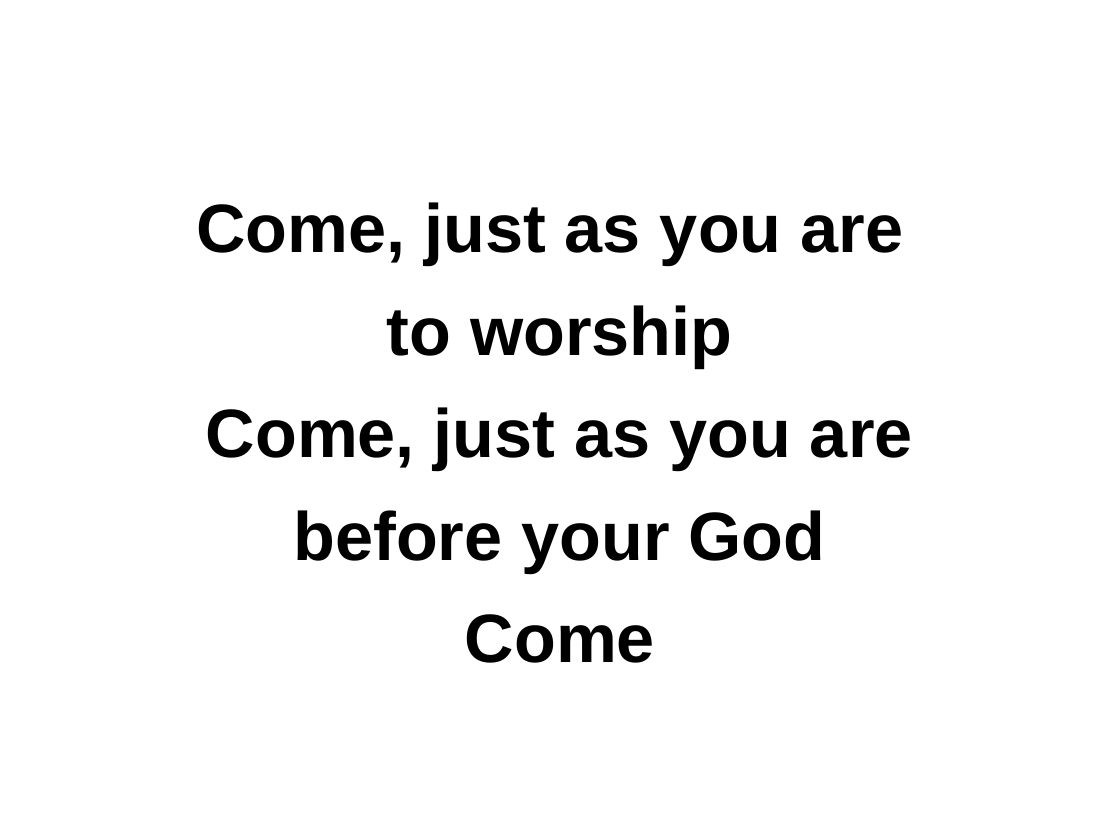
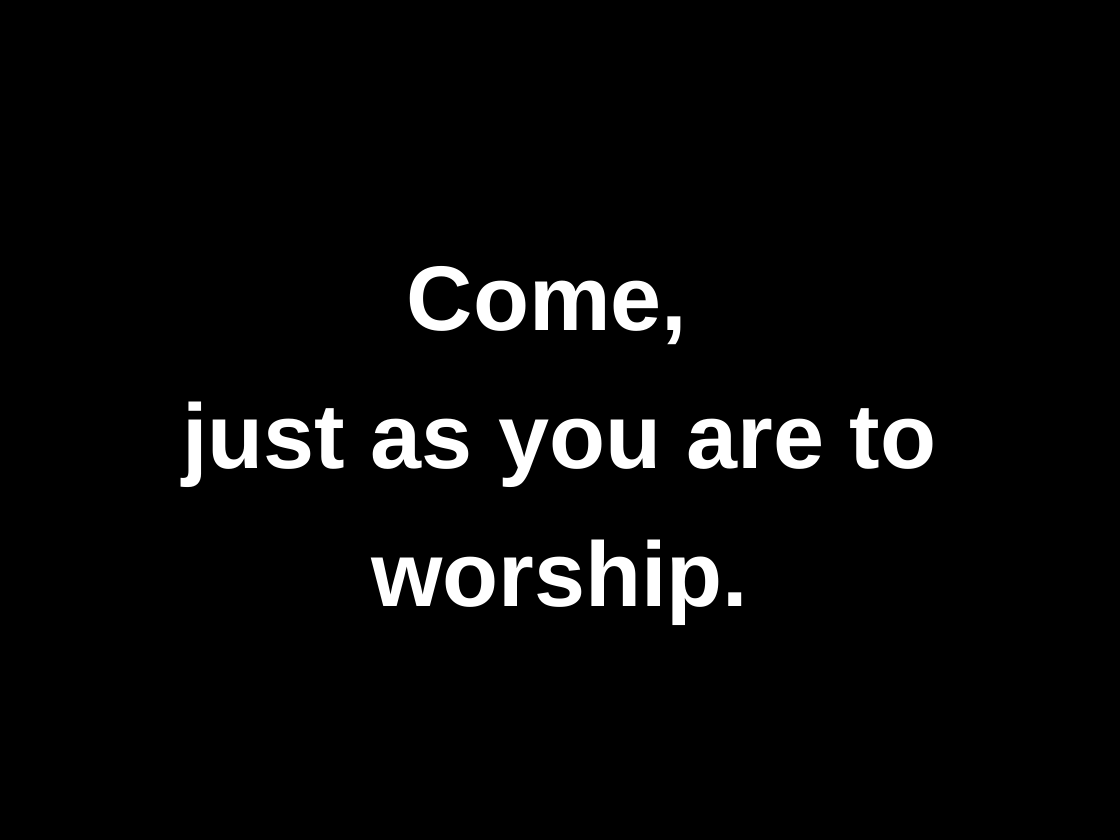
Before and after one commit to memery1446/HBCChoir, a slide deck: slide 4 of pptx-files/1.Come.Now.Is.the.Time.to.Worship.pptx (slide 7 before the commit). Drawn at 1120x840 pixels with LibreOffice and Linux fonts; fonts in the diff are those of the drawing. Boxes give left, top, right and bottom in pixels: in the first picture for what was removed or moved away, otherwise in the second. Text is boxed around its words. In the diff, an @@ line names an element or a change of style, - is before the commit and + after.

```diff
--- a/pptx-files/1.Come.Now.Is.the.Time.to.Worship.pptx
+++ b/pptx-files/1.Come.Now.Is.the.Time.to.Worship.pptx
@@ background #FFFFFF to #000000 @@
@@ title at box(182, 266, 937, 622): text changed; size 44 to 59 pt; text colour #000000 to #FFFFFF @@
-Come, just as you are
-to worship
-Come, just as you are
-before your God
-Come
+Come,
+just as you are to worship.
```
Also in this commit, not shown: 13 other slides changed, 8 slides added, 4 other files.
